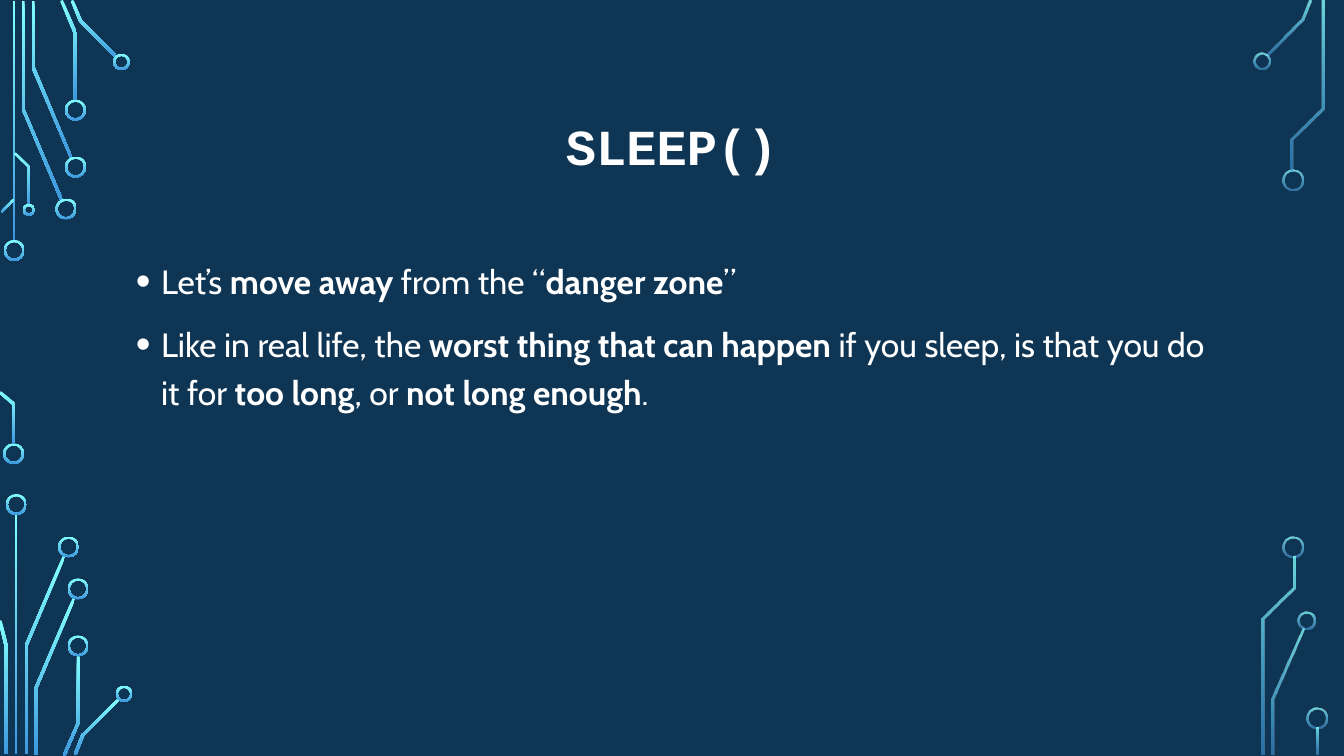
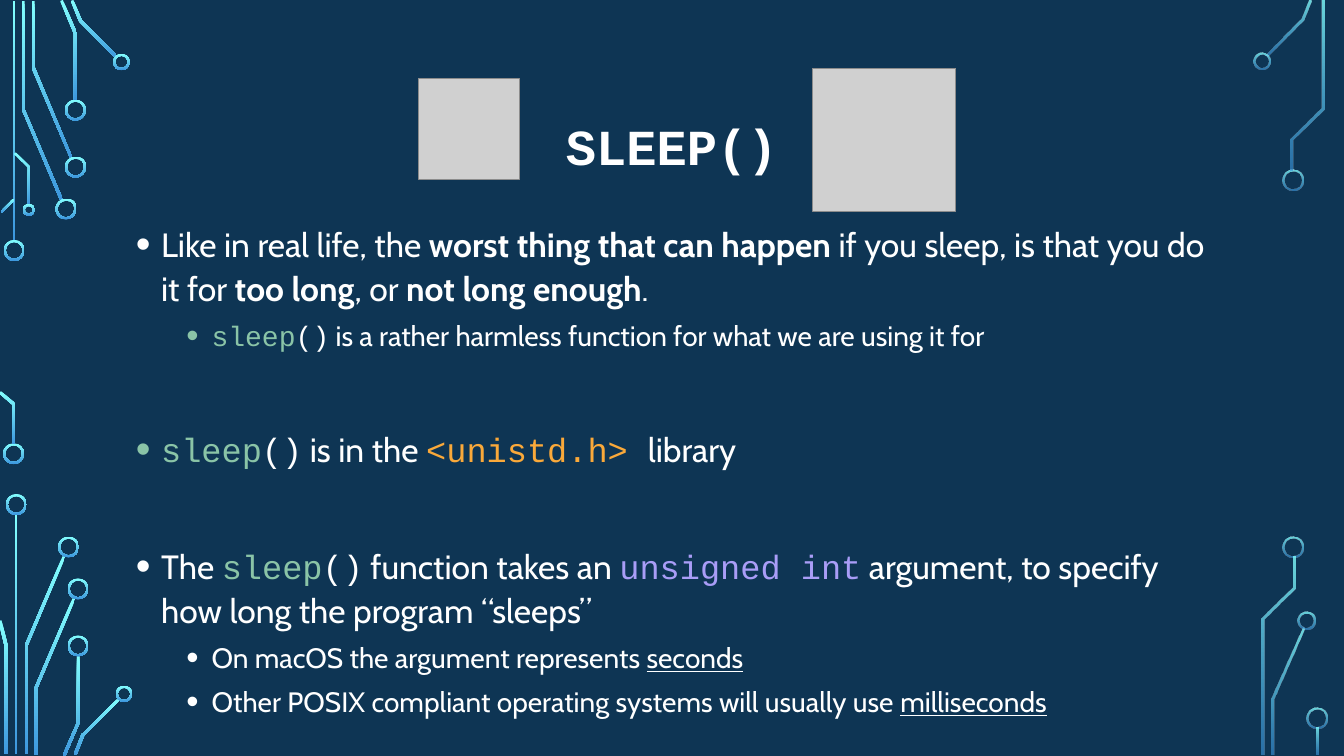
Before and after one commit to psypdt/ZIS_C-_Summer_Course_2019, a slide deck: slide 67 of Day_3/Day_3.pptx. Drawn at 1344x756 pixels with LibreOffice and Linux fonts; fonts in the diff are those of the drawing; grey boxes stand for pictures; background and template pictures are left out. Boxes give left, top, right and bottom in pixels: in the first picture for what was removed or moved away, otherwise in the second. Text is boxed around its words. In the diff, an @@ line names an element or a change of style, - is before the commit and + after.

Commit message:
update day3

```diff
--- a/Day_3/Day_3.pptx
+++ b/Day_3/Day_3.pptx
@@ picture added at [419, 79, 520, 179] @@
@@ picture added at [813, 69, 956, 212] @@
@@ text "Like in real life, the ...": place and size @@
-text "Like in real life, the ..." at [161, 268, 1204, 413]
+text "Like in real life, the ..." at [161, 231, 1204, 718]
@@ text at [161, 231, 1204, 309]: line spacing 1.2 to 1.1 @@
@@ text at [161, 268, 736, 302]: paragraph removed @@
-• Let’s move away from the “danger zone”
@@ text at [161, 325, 1158, 718]: paragraphs added @@
+  • sleep() is a rather harmless function for what we are using it for
+• sleep() is in the <unistd.h> library
+• The sleep() function takes an unsigned int argument, to specify how long the program “sleeps”
+  • On macOS the argument represents seconds
+  • Other POSIX compliant operating systems will usually use milliseconds
```
Also in this commit, not shown: 6 other slides changed.
